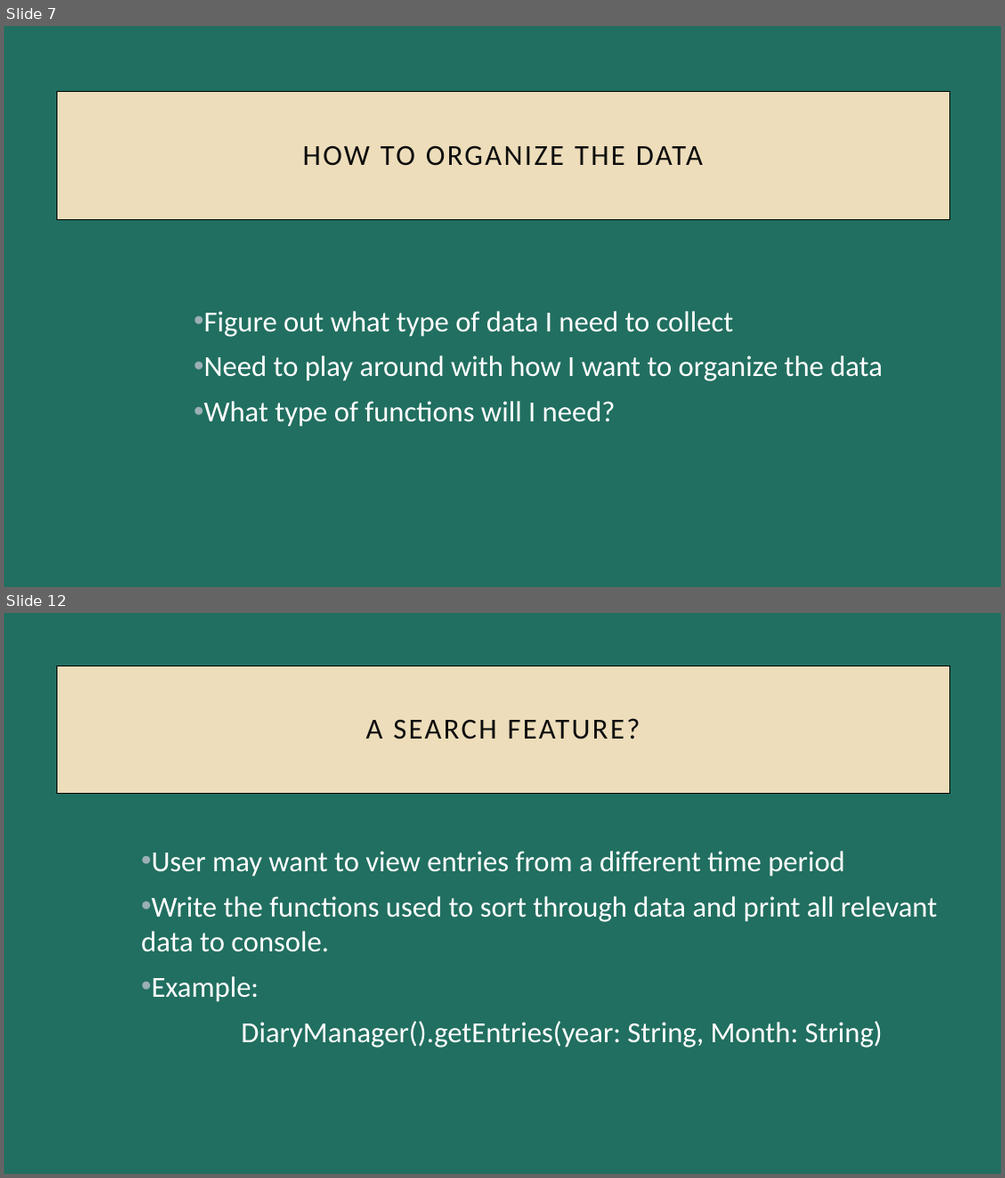
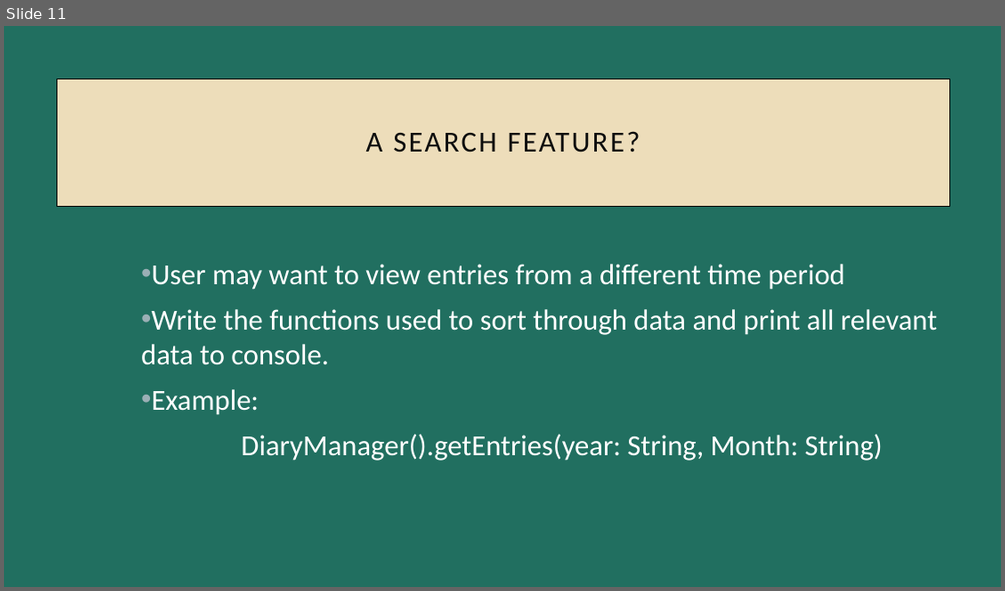
Before and after one commit to brianhawking/Mad157, a slide deck: Semester Project Presentation V2.pptx. Shown one above the other, each under a label of ours: slides 7 and 12 before the commit, slide 11 after it; the slides between them are not shown. The pictures are 1005x1178 and 1005x591 pixels, drawn with LibreOffice and Linux fonts; fonts in the diff are those of the drawing. Boxes give left, top, right and bottom in pixels: in the first picture for what was removed or moved away, otherwise in the second. Text is boxed around its words. In the diff, an @@ line names an element or a change of style, - is before the commit and + after.

```diff
--- a/Semester Project Presentation V2.pptx
+++ b/Semester Project Presentation V2.pptx
@@ slide 7 removed at box(4, 26, 1001, 587), background #216F60 @@
@@ rectangle removed at box(57, 92, 949, 220) @@
-HOW TO ORGANIZE THE DATA
@@ text removed at box(204, 311, 882, 426) @@
-• Figure out what type of data I need to collect
-• Need to play around with how I want to organize the data
-• What type of functions will I need?
@@ what was slide 12 is now slide 11 @@
```
Also in this commit, not shown: 7 slides changed, 3 slides added, 4 other slides removed, 2 other files.
